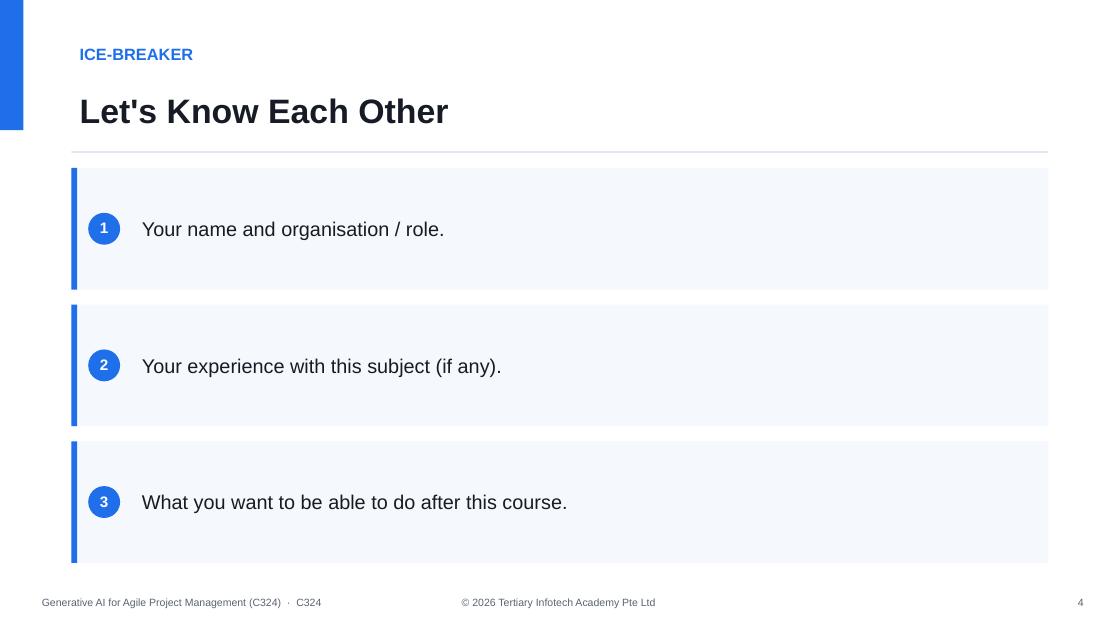
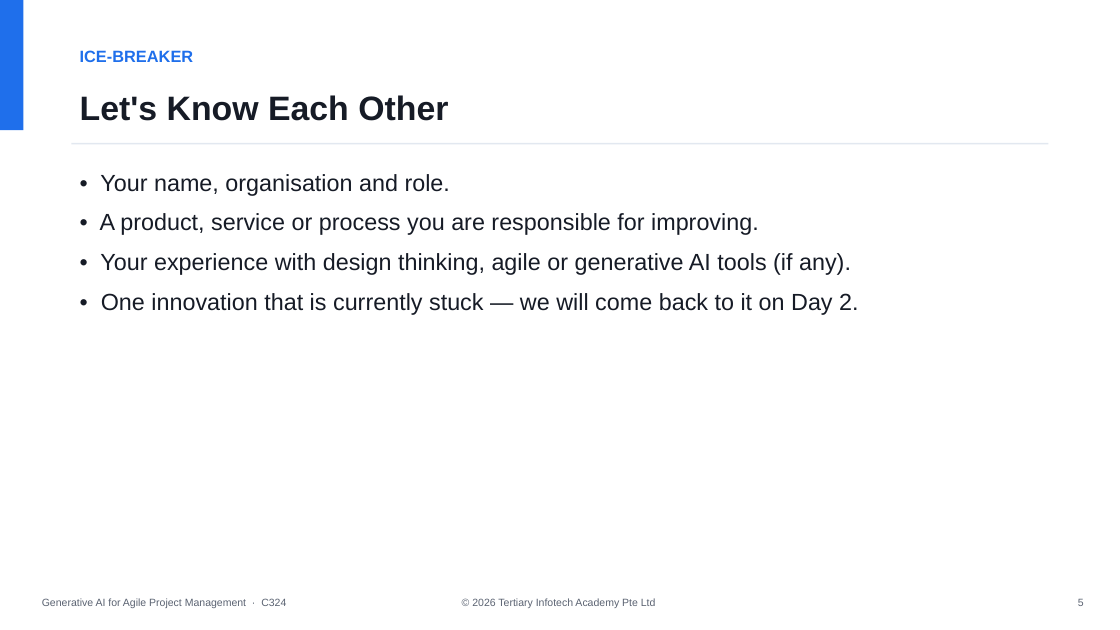
Before and after one commit to tertiarycourses/C324-Generative-AI-for-Agile-Project-Management, a slide deck: slide 5 of courseware/Generative AI for Agile Project Management (C324)-v1.0.pptx. Drawn at 1120x630 pixels with LibreOffice and Linux fonts; fonts in the diff are those of the drawing. Boxes give left, top, right and bottom in pixels: in the first picture for what was removed or moved away, otherwise in the second. Text is boxed around its words. In the diff, an @@ line names an element or a change of style, - is before the commit and + after.

```diff
--- a/courseware/Generative AI for Agile Project Management (C324)-v1.0.pptx
+++ b/courseware/Generative AI for Agile Project Management (C324)-v1.0.pptx
@@ rectangle: place and size @@
-rectangle at [71,151,1049,153]
+rectangle at [71,143,1049,145]
@@ rectangle removed at [71,168,1049,290] @@
@@ rectangle removed at [71,168,77,290] @@
@@ text added at [100,174,858,315], 20 pt, text #161B26 @@
+• Your name, organisation and role.
+• A product, service or process you are responsible for improving.
+• Your experience with design thinking, agile or generative AI tools (if any).
+• One innovation that is currently stuck — we will come back to it on Day 2.
@@ ellipse removed at [88,213,120,245] @@
@@ text removed at [100,222,108,233] @@
-1
@@ text removed at [142,221,445,240] @@
-Your name and organisation / role.
@@ rectangle removed at [71,305,1049,427] @@
@@ rectangle removed at [71,305,77,427] @@
@@ ellipse removed at [88,350,120,381] @@
@@ text removed at [100,359,108,370] @@
-2
@@ text removed at [142,358,502,377] @@
-Your experience with this subject (if any).
@@ rectangle removed at [71,441,1049,563] @@
@@ rectangle removed at [71,441,77,563] @@
@@ ellipse removed at [88,486,120,518] @@
@@ text removed at [100,496,108,507] @@
-3
@@ text removed at [142,494,567,513] @@
-What you want to be able to do after this course.
@@ text at [42,598,286,608]: text changed @@
-Generative AI for Agile Project Management (C324) · C324
+Generative AI for Agile Project Management · C324
@@ text at [1078,599,1084,606]: text changed @@
-4
+5
```
Also in this commit, not shown: 19 other slides changed, 102 slides added, 130 slides removed, 51 other files.
